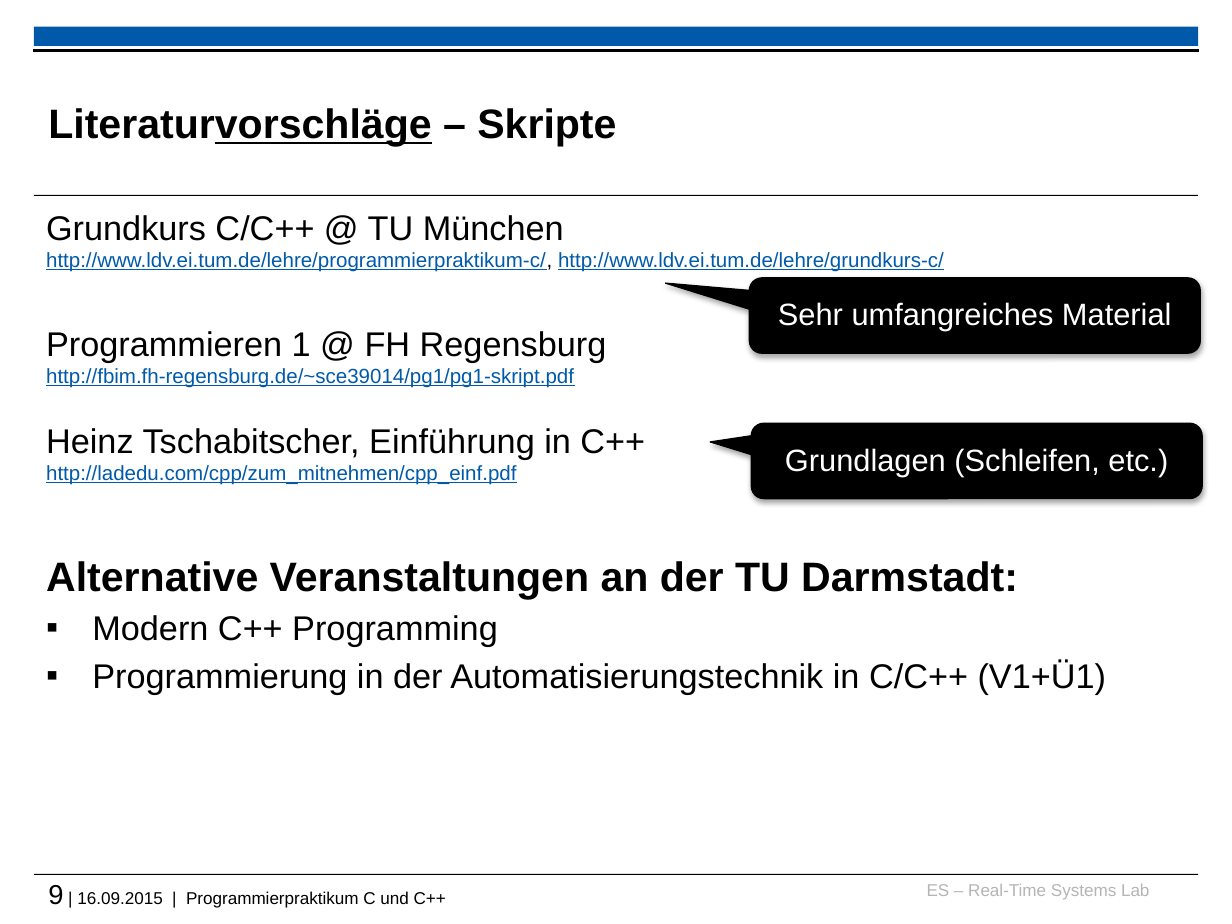
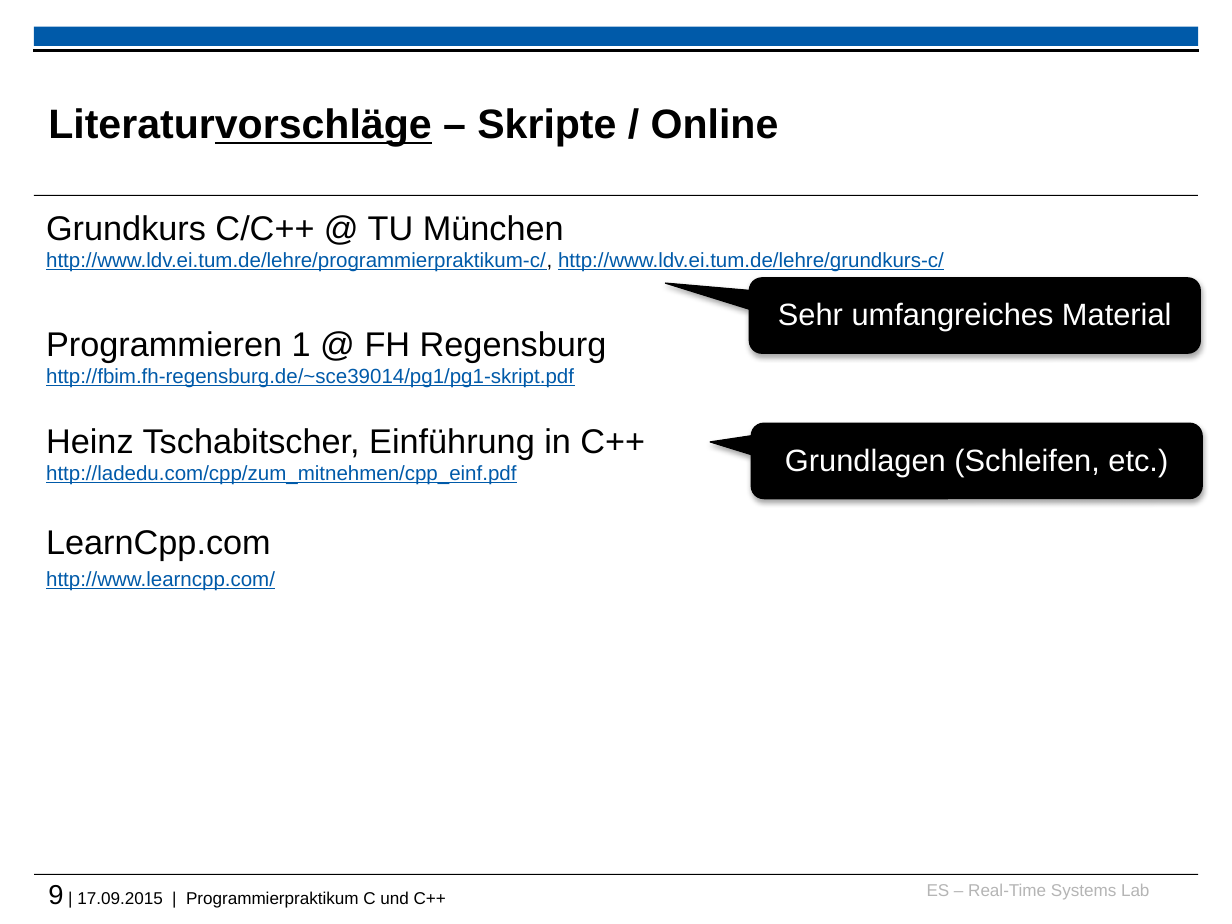
Before and after one commit to h82k/tud-cppp, a slide deck: slide 9 of cppp_lecture.pptx. Drawn at 1232x924 pixels with LibreOffice and Linux fonts; fonts in the diff are those of the drawing; background and template pictures are left out. Boxes give left, top, right and bottom in pixels: in the first picture for what was removed or moved away, otherwise in the second. Text is boxed around its words. In the diff, an @@ line names an element or a change of style, - is before the commit and + after.

```diff
--- a/cppp_lecture.pptx
+++ b/cppp_lecture.pptx
@@ title at bbox=[48, 108, 779, 147]: text changed @@
-Literaturvorschläge – Skripte
+Literaturvorschläge – Skripte / Online
@@ text at bbox=[46, 530, 275, 591]: text changed; size 20 to 12 pt; text colour #000000 to #005AA9 @@
-Alternative Veranstaltungen an der TU Darmstadt:
-▪ Modern C++ Programming
-▪ Programmierung in der Automatisierungstechnik in C/C++ (V1+Ü1)
+LearnCpp.com
+http://www.learncpp.com/
@@ text at bbox=[48, 885, 446, 908]: text changed @@
-9 | 16.09.2015 | Programmierpraktikum C und C++
+9 | 17.09.2015 | Programmierpraktikum C und C++
```
Also in this commit, not shown: 6 other slides changed, 3 slides added, 1 slide removed, 1 other file.
